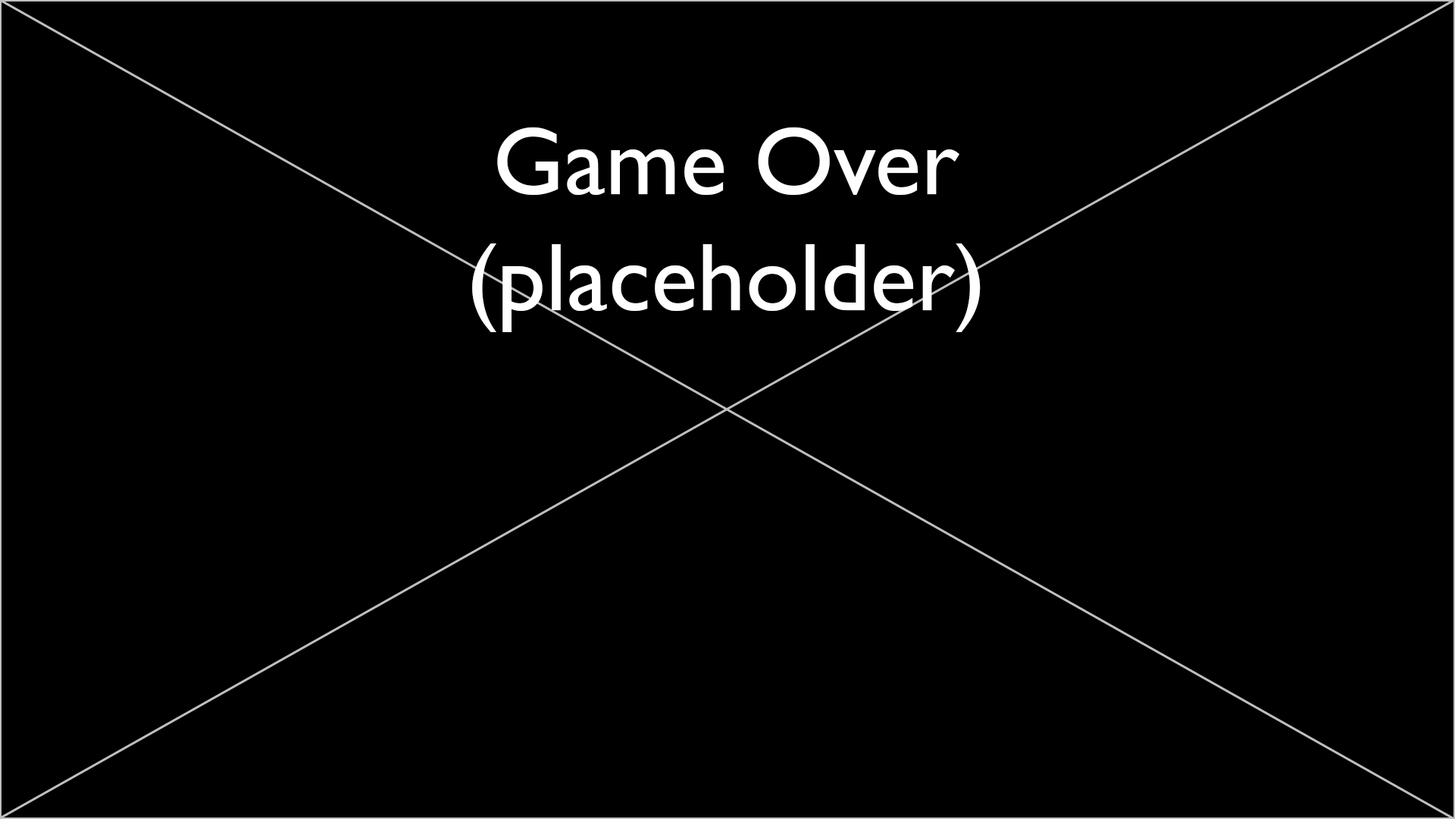
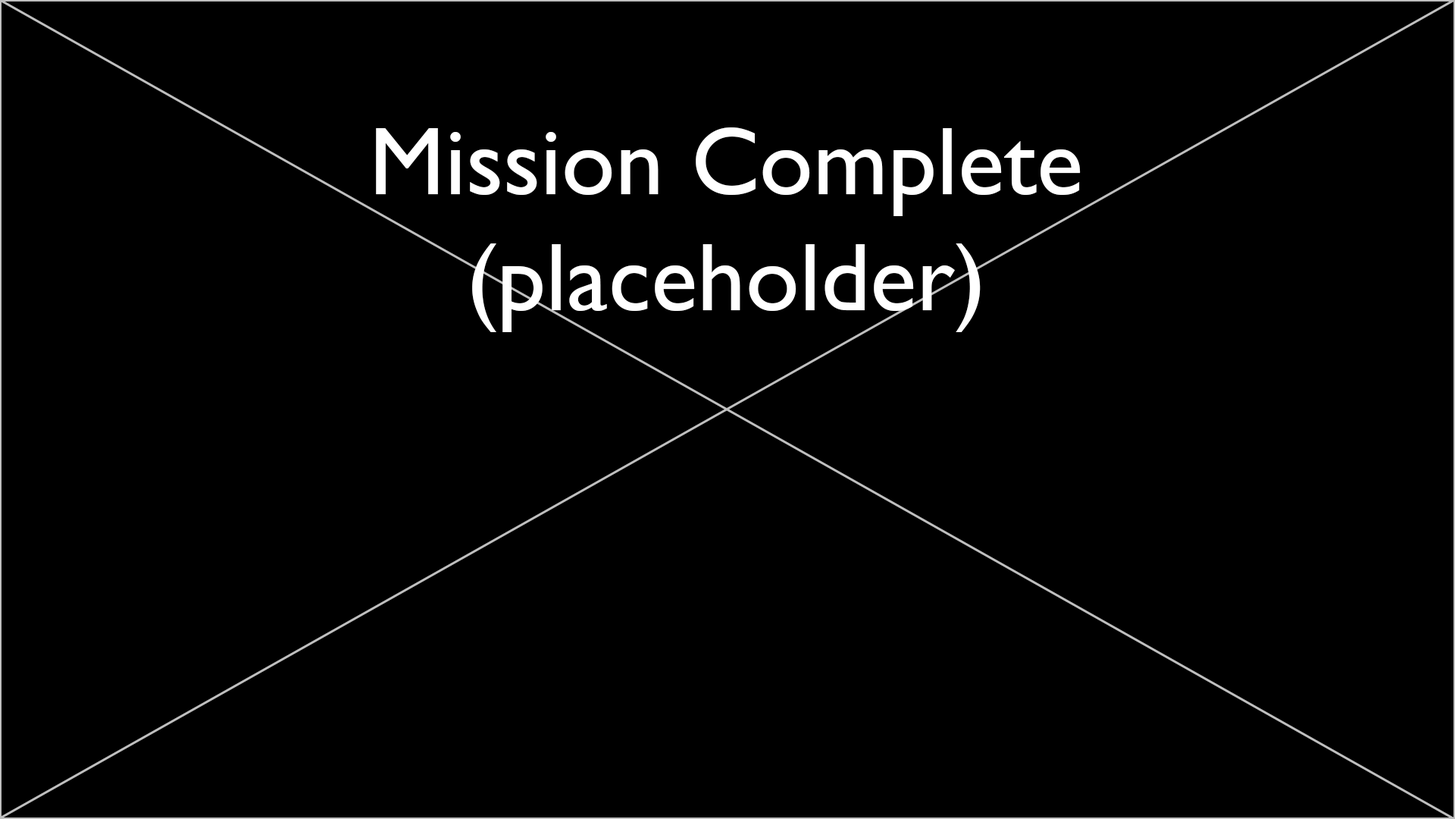
Two versions of the same layered image (1455x819). Layer-by-layer changes:
hid "Game Over (placeholder)" over bbox(472, 127, 981, 217)
added layer "Mission Complete (placeholder)" above "Untitled Bullet Hell Game (Title Screen Placeholder)" over bbox(375, 127, 1081, 217)
